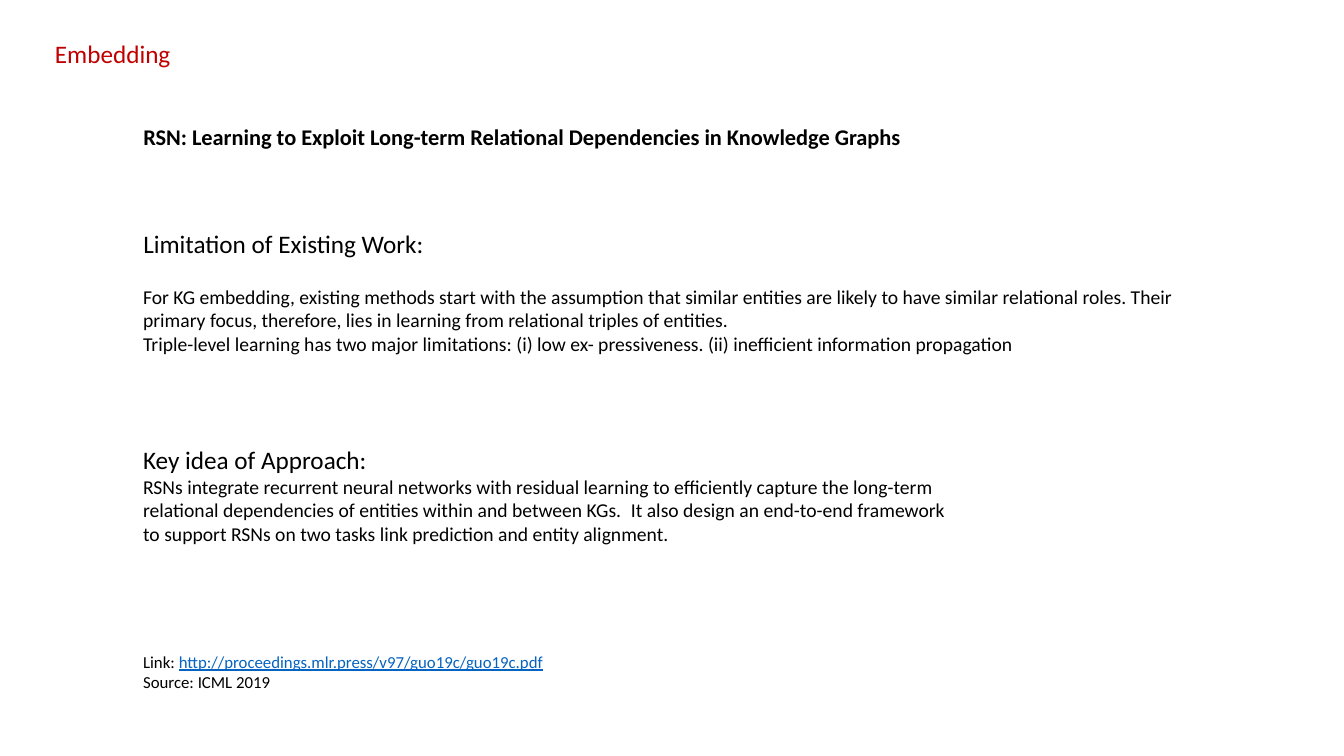
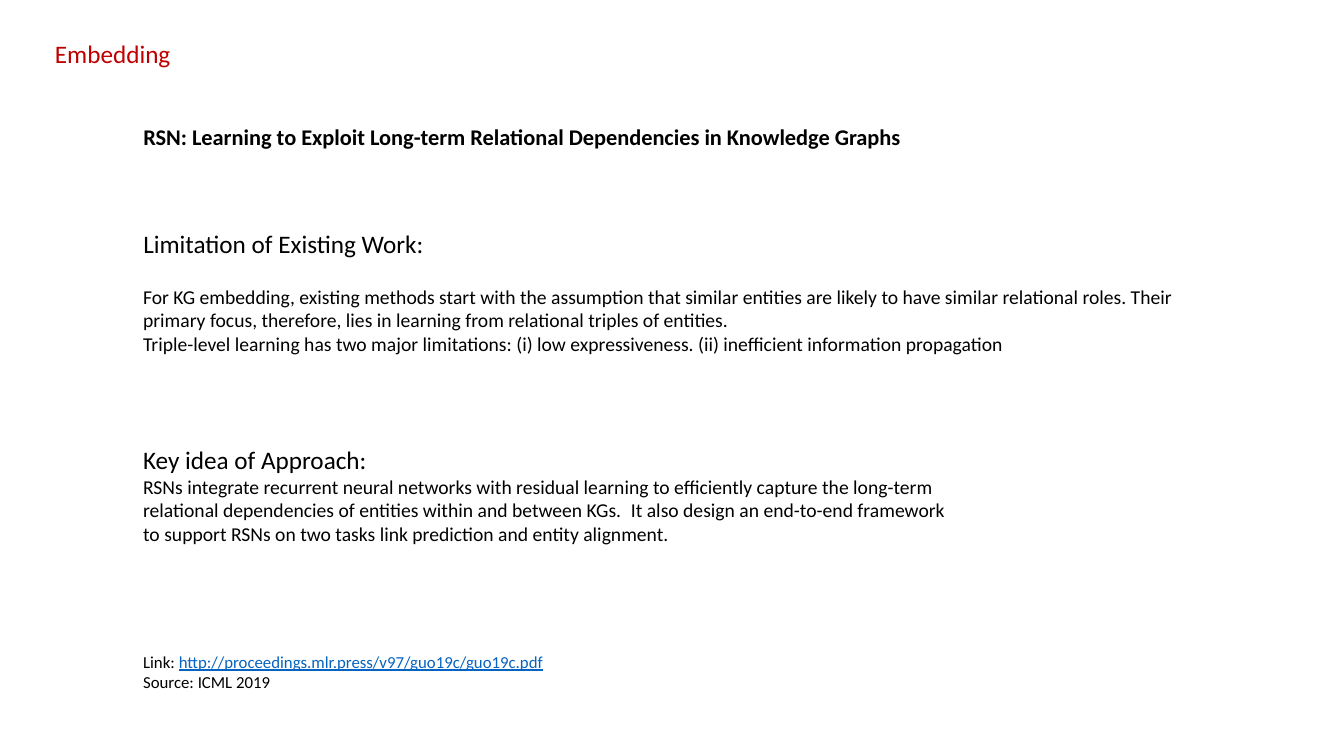
Before and after one commit to sylviawangfr/KGpaper, a slide deck: slide 13 of slides.pptx. Drawn at 1344x756 pixels with LibreOffice and Linux fonts; fonts in the diff are those of the drawing. Boxes give left, top, right and bottom in pixels: in the first picture for what was removed or moved away, otherwise in the second. Text is boxed around its words. In the diff, an @@ line names an element or a change of style, - is before the commit and + after.

```diff
--- a/slides.pptx
+++ b/slides.pptx
@@ text at <box>143,337,1003,355</box>: text changed @@
-Triple-level learning has two major limitations: (i) low ex- pressiveness. (ii) inefficient information propagation
+Triple-level learning has two major limitations: (i) low expressiveness. (ii) inefficient information propagation
```
Also in this commit, not shown: 7 other slides changed, 3 slides added, 1 slide removed, 2 other files.
